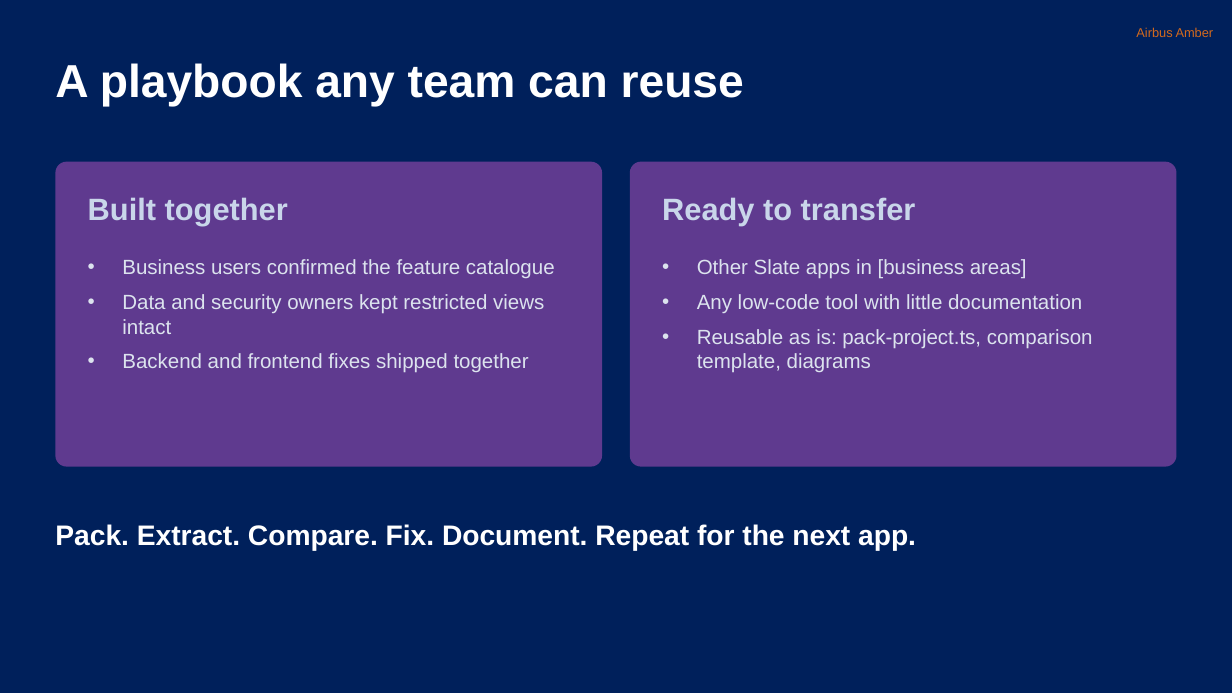
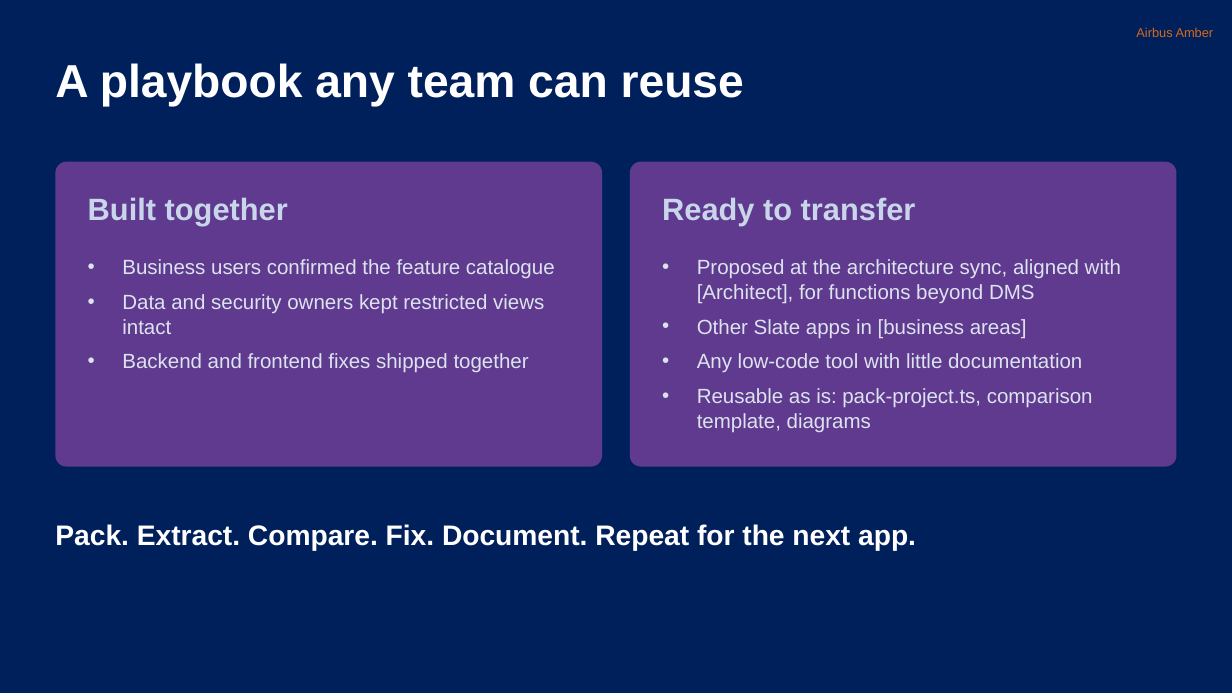
Before and after one commit to nithinram97/archify, a slide deck: slide 12 of erm-migration/docs/ERM-Migration-Jury-Pitch.pptx (slide 10 before the commit). Drawn at 1232x693 pixels with LibreOffice and Linux fonts; fonts in the diff are those of the drawing. Boxes give left, top, right and bottom in pixels: in the first picture for what was removed or moved away, otherwise in the second. Text is boxed around its words. In the diff, an @@ line names an element or a change of style, - is before the commit and + after.

```diff
--- a/erm-migration/docs/ERM-Migration-Jury-Pitch.pptx
+++ b/erm-migration/docs/ERM-Migration-Jury-Pitch.pptx
@@ text at (697,259,1121,304): paragraph added @@
+• Proposed at the architecture sync, aligned with [Architect], for functions beyond DMS
```
Also in this commit, not shown: 5 other slides changed, 2 slides added, 4 other files.
